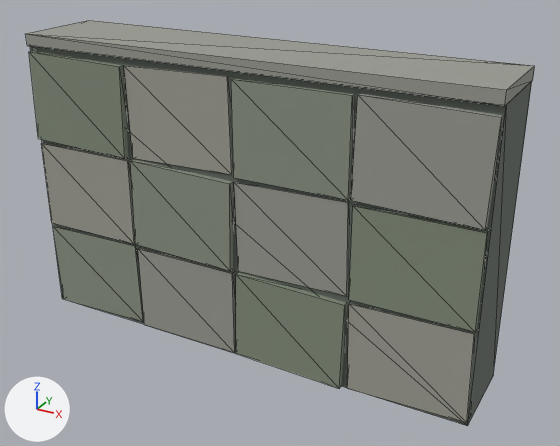
What one commit did to the glTF model public/assets/models/circuits/kits/stone-retaining-wall-lod.glb.
Before and after are seen from a 50 mm camera at (3.04, -5.14, 3.7) aimed at (0.2, 0.02, 1.12). The lights are fixed; the arrows at lower left show +X, +Y and +Z. The older version comes first. Mesh edges are drawn as thin lines. Vertices at exactly the same position are counted once.

Objects in the first picture: 'stone-retaining-wall'.
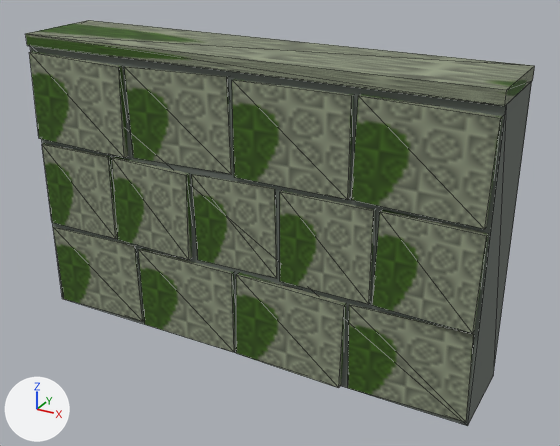
What differs and where, as boxes [x1, y1, x2, y2] in the pictures (560 x 446 px; the box of a moved part takes in the faces that stretch with it):
'stone-retaining-wall', surface changed, reshaped (darker): [25, 20, 535, 426] in both
part 1 of me_cube_048, added: after [372, 209, 489, 334]
part 2 of me_cube_048, moved or reshaped: before [41, 143, 488, 332]; after [42, 143, 375, 304]

The change, as a diff of the scene's bpy script:
```diff
--- a/public/assets/models/circuits/kits/stone-retaining-wall-lod.glb.py
+++ b/public/assets/models/circuits/kits/stone-retaining-wall-lod.glb.py
@@ img_volcanic_stone_and_moss @@
+img_volcanic_stone_and_moss = load_image('volcanic stone and moss', '_unpacked/volcanic_stone_and_moss', 128, 128, 'sRGB')
@@ mat_mossy_stone_0_001 @@
 mat_mossy_stone_0_001 = principled_material('mossy stone 0.001')
-mat_mossy_stone_0_001.base_color = (0.26, 0.29, 0.23)  # grey #8b9384
+mat_mossy_stone_0_001.texture = img_volcanic_stone_and_moss
 mat_mossy_stone_0_001.roughness = 0.85
@@ mat_mossy_stone_1_001 @@
 mat_mossy_stone_1_001 = principled_material('mossy stone 1.001')
-mat_mossy_stone_1_001.base_color = (0.32, 0.33, 0.29)  # grey #999b93
+mat_mossy_stone_1_001.texture = img_volcanic_stone_and_moss
 mat_mossy_stone_1_001.roughness = 0.85
@@ mat_mossy_stone_2_001 @@
 mat_mossy_stone_2_001 = principled_material('mossy stone 2.001')
-mat_mossy_stone_2_001.base_color = (0.23, 0.27, 0.2)  # grey #848e7c
+mat_mossy_stone_2_001.texture = img_volcanic_stone_and_moss
 mat_mossy_stone_2_001.roughness = 0.85
@@ mat_mossy_stone_3_001 @@
 mat_mossy_stone_3_001 = principled_material('mossy stone 3.001')
-mat_mossy_stone_3_001.base_color = (0.35, 0.35, 0.3)  # grey #a0a095
+mat_mossy_stone_3_001.texture = img_volcanic_stone_and_moss
 mat_mossy_stone_3_001.roughness = 0.85
@@ me_cube_048 @@
 # used by ob_stone_retaining_wall; location = (0.0, 0.0, 1.22)
 # verts and faces of me_cube_048; kept vertices keep their numbers, new ones are numbered from 112
 # before: 16 (-0.99, -0.41, -0.39) at pixel (135, 244), 17 (-0.97, -0.41, 0.37) at pixel (130, 160), 18 (-0.99, -0.31, -0.39), 19 (-0.97, -0.31, 0.37), 20 (-0.03, -0.41, -0.41) at pixel (230, 271)
 # before: 21 (-0.01, -0.41, 0.35) at pixel (229, 183), 22 (-0.03, -0.31, -0.41), 23 (-0.01, -0.31, 0.35), 40 (0.03, -0.37, -0.41) at pixel (238, 271), 41 (0.01, -0.37, 0.35) at pixel (233, 182)
 # before: 42 (0.03, -0.27, -0.41), 43 (0.01, -0.27, 0.35), 44 (0.99, -0.37, -0.39) at pixel (346, 296), 45 (0.97, -0.37, 0.37) at pixel (348, 202), 46 (0.99, -0.27, -0.39)
 # before: 47 (0.97, -0.27, 0.37), 72 (1.02, -0.39, -0.4) at pixel (348, 299), 73 (1.02, -0.39, 0.36) at pixel (352, 205), 74 (1.02, -0.29, -0.4), 75 (1.02, -0.29, 0.36)
 # before: 76 (1.98, -0.39, -0.4) at pixel (475, 332), 77 (1.98, -0.39, 0.36) at pixel (487, 232), 78 (1.98, -0.29, -0.4), 79 (1.98, -0.29, 0.36), 100 (-1.02, -0.39, -0.4) at pixel (134, 244)
 # before: 101 (-1.02, -0.39, 0.36) at pixel (127, 160), 102 (-1.02, -0.29, -0.4), 103 (-1.02, -0.29, 0.36)
-me_cube_048.from_pydata(...)  # 112 vertices, 168 faces; spans x -2.0..2.0, y -0.41..0.39, z -1.22..1.32
+me_cube_048.from_pydata(...)  # 120 vertices, 180 faces; spans x -2.0..2.0, y -0.41..0.39, z -1.22..1.32
+# me_cube_048 part 1: the loose piece of 8 vertices spanning x 1.02..1.98, y -0.39..-0.29, z -0.4..0.36 is copied, and the copy is scaled about its middle by (0.782, 1, 0.987), then moved by (0.1, -0.02, 0.0), in mat_mossy_stone_3_001 (picture img_volcanic_stone_and_moss); it spans x 1.21..1.99, y -0.41..-0.31, z -0.41..0.37
+# me_cube_048 part 2
+for i in [*range(16, 20), *range(100, 104)]: verts[i] += (-0.2, 0.0, 0.0)
+for i in [*range(20, 24), *range(40, 44)]: verts[i] += (-0.4, 0.0, 0.0)
+for i in [*range(44, 48), *range(72, 76)]: verts[i] += (-0.6, 0.0, 0.0)
+for i in [*range(76, 80)]: verts[i] += (-0.8, 0.0, 0.0)
 me_cube_048.materials.append(mat_dark_volcanic_mortar_001)
```
